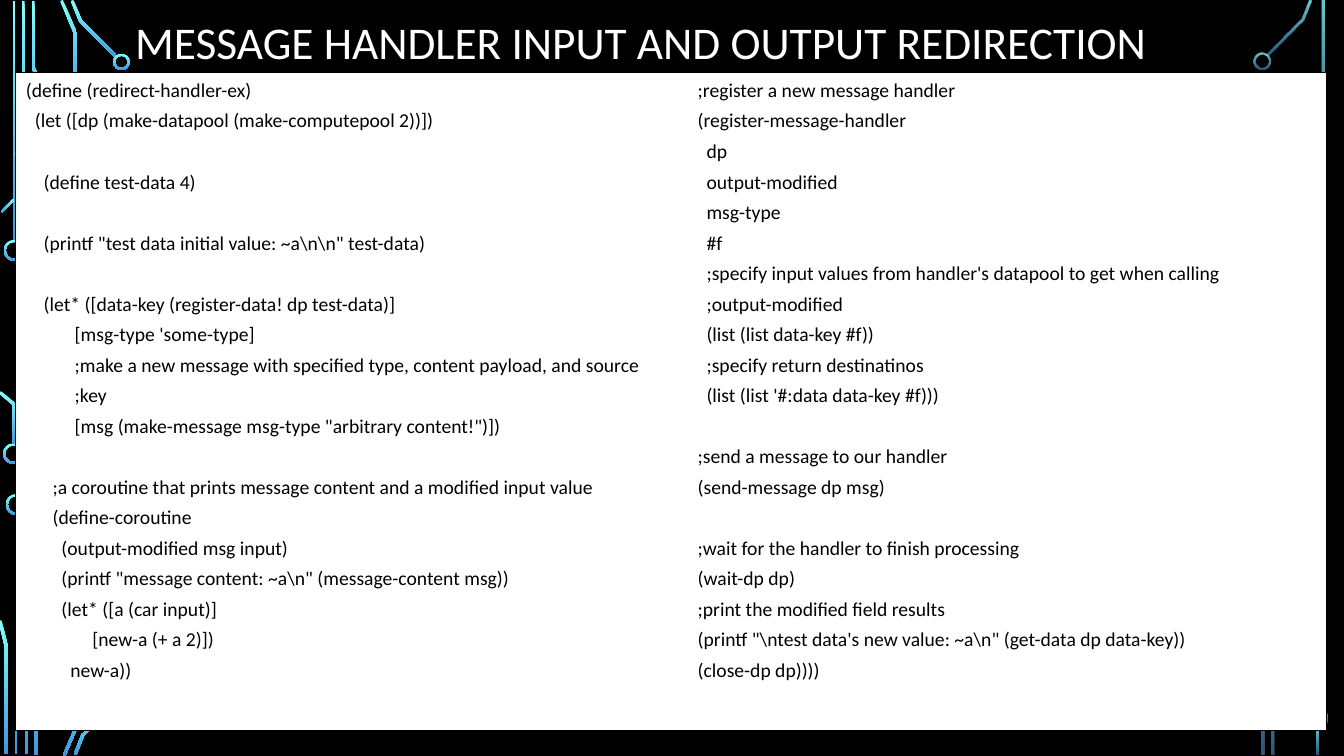
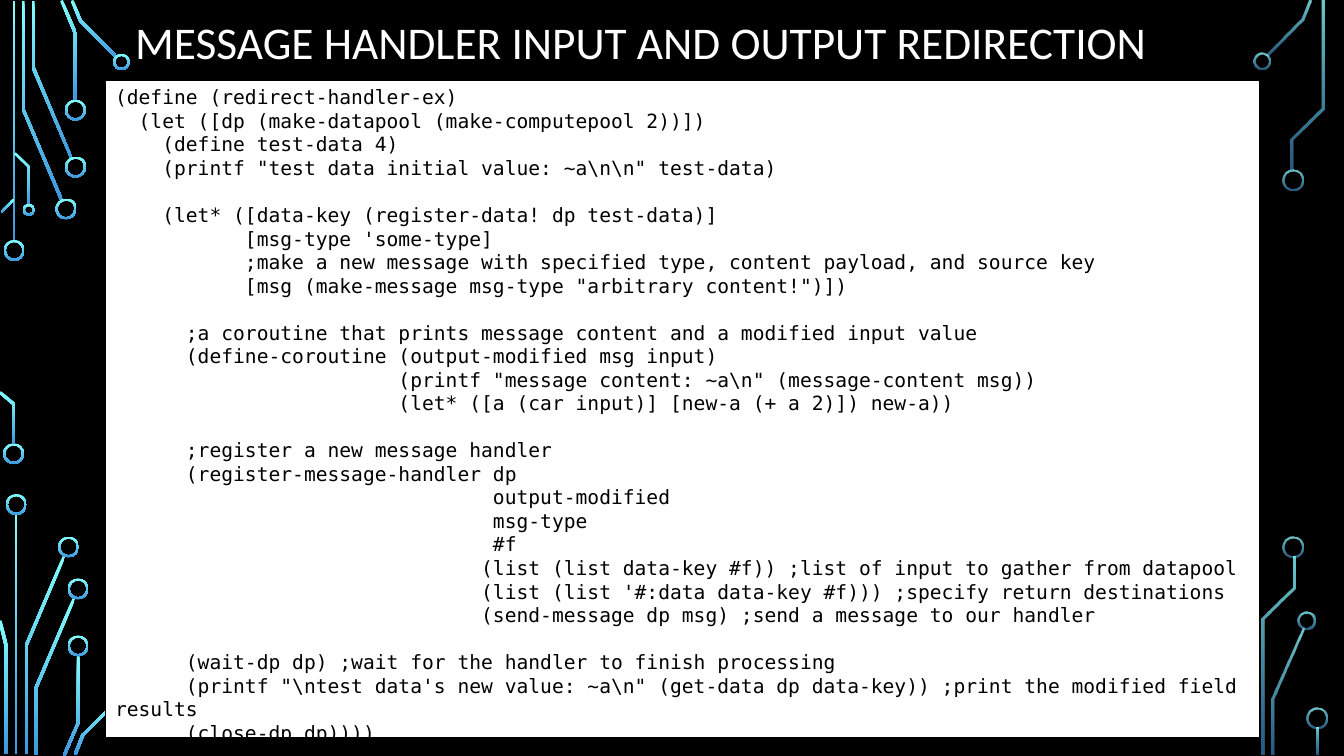
Before and after one commit to durandaltheta/3, a slide deck: slide 32 of DFC3.pptx. Drawn at 1344x756 pixels with LibreOffice and Linux fonts; fonts in the diff are those of the drawing; background and template pictures are left out. Boxes give left, top, right and bottom in pixels: in the first picture for what was removed or moved away, otherwise in the second. Text is boxed around its words. In the diff, an @@ line names an element or a change of style, - is before the commit and + after.

```diff
--- a/DFC3.pptx
+++ b/DFC3.pptx
@@ text "(define (redirect-handler-ex)": place and size @@
-text "(define (redirect-handler-ex)" at [16, 73, 1327, 731]
+text "(define (redirect-handler-ex)" at [105, 81, 1259, 739]
@@ text "(define (redirect-handler-ex)" at [105, 81, 1259, 739]: columns 2 to 1 @@
@@ text at [115, 89, 1036, 745]: font Calibri to DejaVu Sans Mono in "(define (redirect-handler-ex)", "(let ([dp (make-datapool (make-computepool 2))])", "(define test-data 4)", "(printf "test data initial value: ~a\n\n" test-data)" and 10 more places; less space between paragraphs @@
@@ text at [245, 254, 1095, 274]: text changed; font Calibri to DejaVu Sans Mono @@
-;make a new message with specified type, content payload, and source
-;key
+;make a new message with specified type, content payload, and source key
@@ text at [186, 348, 717, 368]: text changed; font Calibri to DejaVu Sans Mono @@
-(define-coroutine
-(output-modified msg input)
+(define-coroutine (output-modified msg input)
@@ text at [398, 395, 954, 414]: text changed; font Calibri to DejaVu Sans Mono @@
-(let* ([a (car input)]
-[new-a (+ a 2)])
-new-a))
+(let* ([a (car input)] [new-a (+ a 2)]) new-a))
@@ text at [186, 466, 517, 486]: text changed; font Calibri to DejaVu Sans Mono @@
-(register-message-handler
-dp
+(register-message-handler dp
@@ group added at [22, 100, 1316, 656]: 10 freeform shapes @@
@@ text at [115, 560, 1237, 717]: text changed; font Calibri to DejaVu Sans Mono @@
-;specify input values from handler's datapool to get when calling
-;output-modified
-(list (list data-key #f))
-;specify return destinatinos
-(list (list '#:data data-key #f)))
-;send a message to our handler
-(send-message dp msg)
-;wait for the handler to finish processing
-(wait-dp dp)
-;print the modified field results
-(printf "\ntest data's new value: ~a\n" (get-data dp data-key))
+(list (list data-key #f)) ;list of input to gather from datapool
+(list (list '#:data data-key #f))) ;specify return destinations
+(send-message dp msg) ;send a message to our handler
+(wait-dp dp) ;wait for the handler to finish processing
+(printf "\ntest data's new value: ~a\n" (get-data dp data-key)) ;print the modified field results
```
Also in this commit, not shown: 15 other slides changed.
